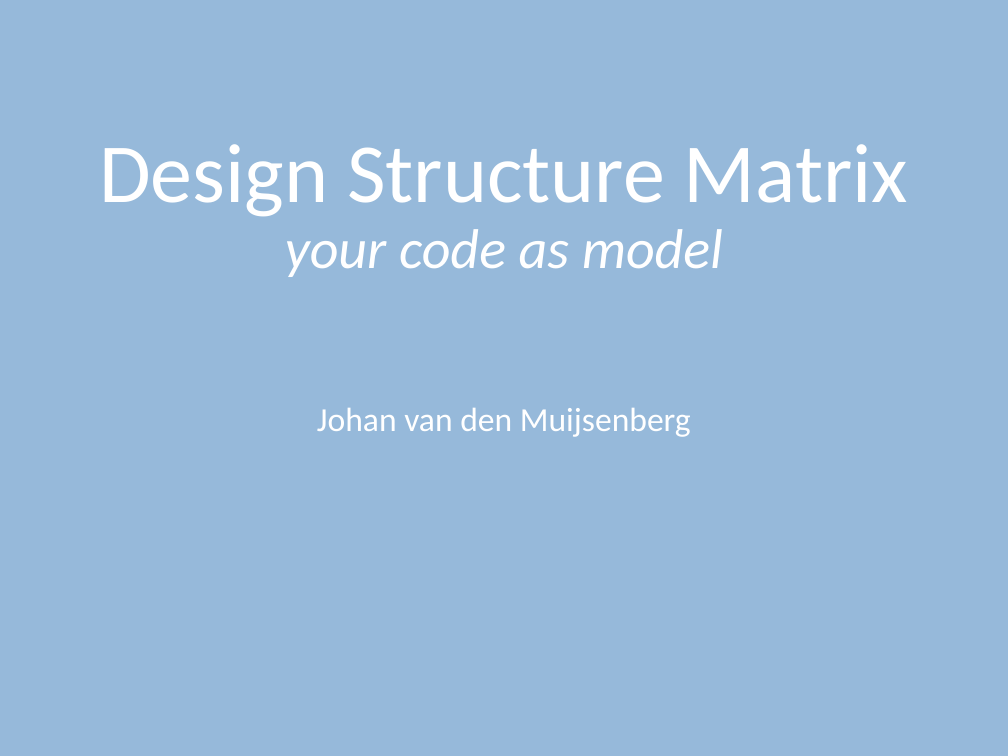
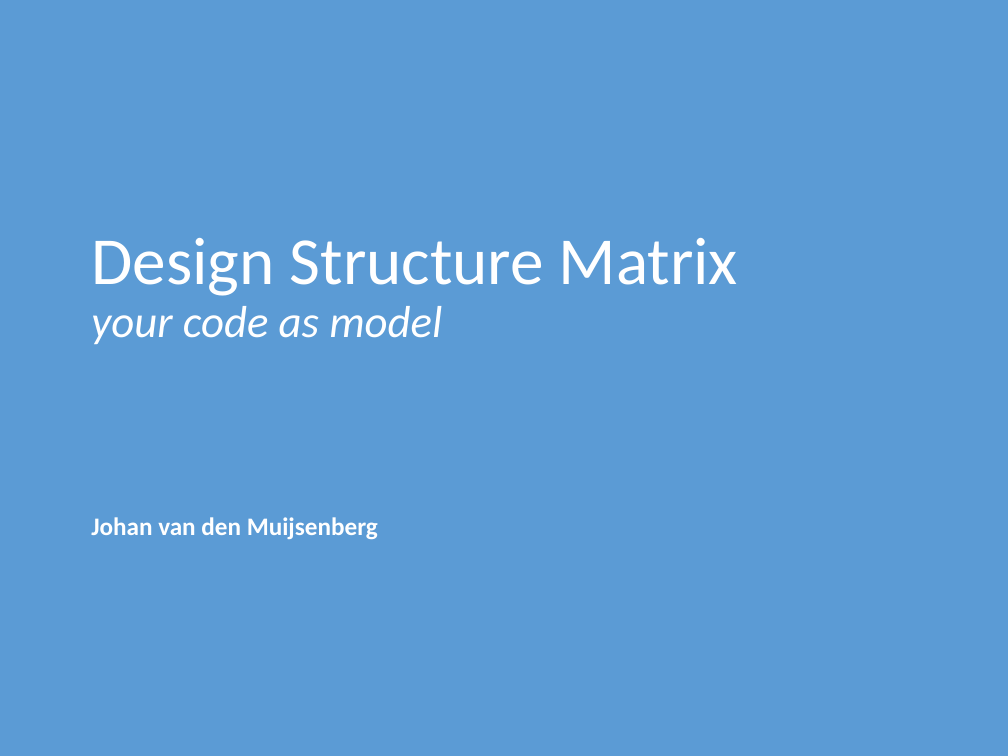
Before and after one commit to dsmsuite/dsmsuite.github.io, a slide deck: slide 1 of documents/DsmPresentation.pptx. Drawn at 1008x756 pixels with LibreOffice and Linux fonts; fonts in the diff are those of the drawing. Boxes give left, top, right and bottom in pixels: in the first picture for what was removed or moved away, otherwise in the second. Text is boxed around its words. In the diff, an @@ line names an element or a change of style, - is before the commit and + after.

```diff
--- a/documents/DsmPresentation.pptx
+++ b/documents/DsmPresentation.pptx
@@ background #2E75B6 at 50% opacity to #5B9BD5 @@
@@ text "Design Structure Matrix your code ...": place and size @@
-text "Design Structure Matrix your code ..." at bbox=[99, 144, 908, 277]
+text "Design Structure Matrix your code ..." at bbox=[91, 238, 738, 344]
@@ text "Design Structure Matrix your code ..." at bbox=[91, 238, 738, 344]: size 60 to 48 pt in "Design Structure Matrix"; size 40 to 32 pt in "your code as model"; alignment centre to left; vertical alignment bottom to top @@
@@ text "Johan van den Muijsenberg": place and size @@
-text "Johan van den Muijsenberg" at bbox=[317, 408, 691, 437]
+text "Johan van den Muijsenberg" at bbox=[91, 517, 378, 540]
@@ text "Johan van den Muijsenberg" at bbox=[91, 517, 378, 540]: size 24 to 18 pt, bold on; alignment centre to left; less space between paragraphs @@
```
Also in this commit, not shown: 24 other slides changed, 20 slides added, 4 slides removed.
